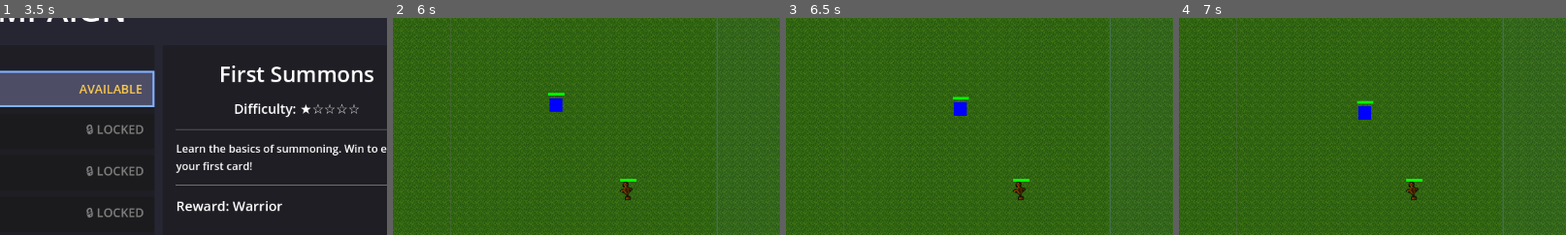
Above: before the commit, frames 1-4 (left to right).
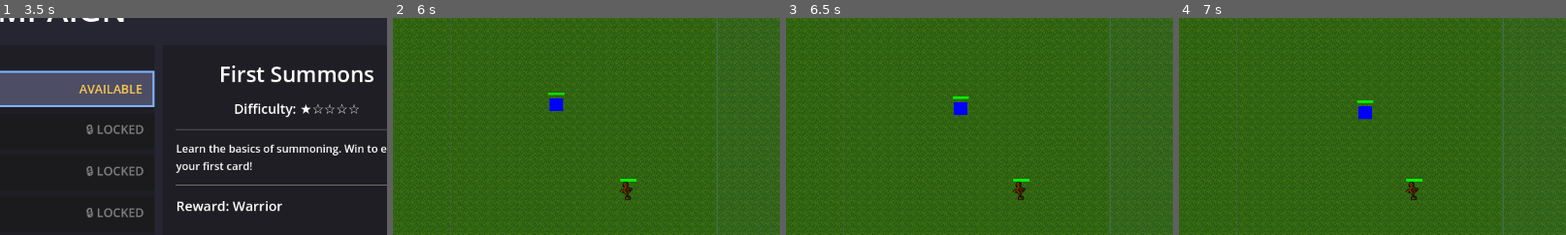
Above: after the commit, the same moments.

Repository: amari-charles/project-summoner
Game: Godot game, scene res://scenes/ui/main_menu.tscn
The game is run twice, just before and just after one commit, with the same random seed, the same clock (stepped at 60 frames per second) and the same inputs.
Inputs (mouse positions are % of the whole screen's width and height, from its top left):
- Up to frame 1 (3.5 s): click "PLAY" at 0.5 s; click "SELECT" at 1.25 s; click "CHOOSE WARRIOR" at 2 s; click (32, 26) at 2.75 s
- Up to frame 2 (6 s): click "START BATTLE" at 3.5 s; tap Enter at 4.25 s; drag from (50, 83) to (60, 28) at 4.27 s; drag from (30, 55) to (45, 70) at 5.02 s; move the mouse to (60, 28) at 5.77 s; tap 1 at 5.85 s; click (60, 28) at 5.92 s
- Up to frame 3 (6.5 s): no input
- Up to frame 4 (7 s): drag from (45, 70) to (20, 35) at 6.52 s
The pictures show only the part of the screen within x 43-92%, y 10-60%; the shares and areas given below are measured in that part.

Frame 1 is identical in both runs. In frame 2, less than 0.1% of the frame differs, in the area x 40-45%, y 35-44%; in frame 3, less than 0.1%; in frame 4, less than 0.1%, in the area x 45-51%, y 37-47%.
Error before the commit: Parse Error: Class "ColorPalette" hides a native class. (res://resources/visual/color_palette.gd:2)

Commit message:
Fix: Rename ColorPalette to GameColorPalette
Resolved parser error where ColorPalette class name was hiding a native
Godot class. Renamed to GameColorPalette throughout the codebase.

Changes:
- Renamed class_name from ColorPalette to GameColorPalette
- Updated all references in battlefield_visuals.gd
- Updated all references in base.gd
- Functionality remains identical

🤖 Generated with [Claude Code](https://claude.com/claude-code)

Co-Authored-By: Claude <noreply@anthropic.com>

Diff:
--- a/resources/visual/color_palette.gd
+++ b/resources/visual/color_palette.gd
@@ -1,7 +1,7 @@
 extends Resource
-class_name ColorPalette
+class_name GameColorPalette
 
-## ColorPalette - Centralized color definitions for consistent visuals
+## GameColorPalette - Centralized color definitions for consistent visuals
 ##
 ## Defines color scheme inspired by Cult of the Lamb's muted base + vibrant accents
 ## approach, adapted for a summoner/tower defense aesthetic.
--- a/scripts/battlefield/battlefield_visuals.gd
+++ b/scripts/battlefield/battlefield_visuals.gd
@@ -31,13 +31,13 @@
 	_setup_ambient_modulation()
 
 func _setup_colors() -> void:
-	# Apply colors from ColorPalette
-	sky.color = ColorPalette.SKY_DARK
-	horizon.color = ColorPalette.SKY_HORIZON
+	# Apply colors from GameColorPalette
+	sky.color = GameColorPalette.SKY_DARK
+	horizon.color = GameColorPalette.SKY_HORIZON
 
 	# Zone borders with our palette colors
-	player_zone_border.default_color = ColorPalette.with_alpha(ColorPalette.PLAYER_ZONE_PRIMARY, 0.4)
-	enemy_zone_border.default_color = ColorPalette.with_alpha(ColorPalette.ENEMY_ZONE_PRIMARY, 0.4)
+	player_zone_border.default_color = GameColorPalette.with_alpha(GameColorPalette.PLAYER_ZONE_PRIMARY, 0.4)
+	enemy_zone_border.default_color = GameColorPalette.with_alpha(GameColorPalette.ENEMY_ZONE_PRIMARY, 0.4)
 
 	print("BattlefieldVisuals: Applied color palette")
 
@@ -52,7 +52,7 @@
 	var pulse = sin(ambient_pulse_time) * AMBIENT_PULSE_STRENGTH
 
 	# Apply gentle brightness variation to horizon
-	var base_horizon = ColorPalette.SKY_HORIZON
+	var base_horizon = GameColorPalette.SKY_HORIZON
 	horizon.color = base_horizon.lightened(pulse)
 
 ## Get the gameplay layer where units should be spawned
--- a/scripts/core/base.gd
+++ b/scripts/core/base.gd
@@ -90,8 +90,8 @@
 		var hp_percent = current_hp / max_hp
 		hp_bar.size.x = 50 * hp_percent  # 50px is the full width
 
-		# Use ColorPalette colors for health
-		hp_bar.color = ColorPalette.get_health_color(hp_percent)
+		# Use GameColorPalette colors for health
+		hp_bar.color = GameColorPalette.get_health_color(hp_percent)
 
 ## Update HP bar every frame
 func _process(_delta: float) -> void:
